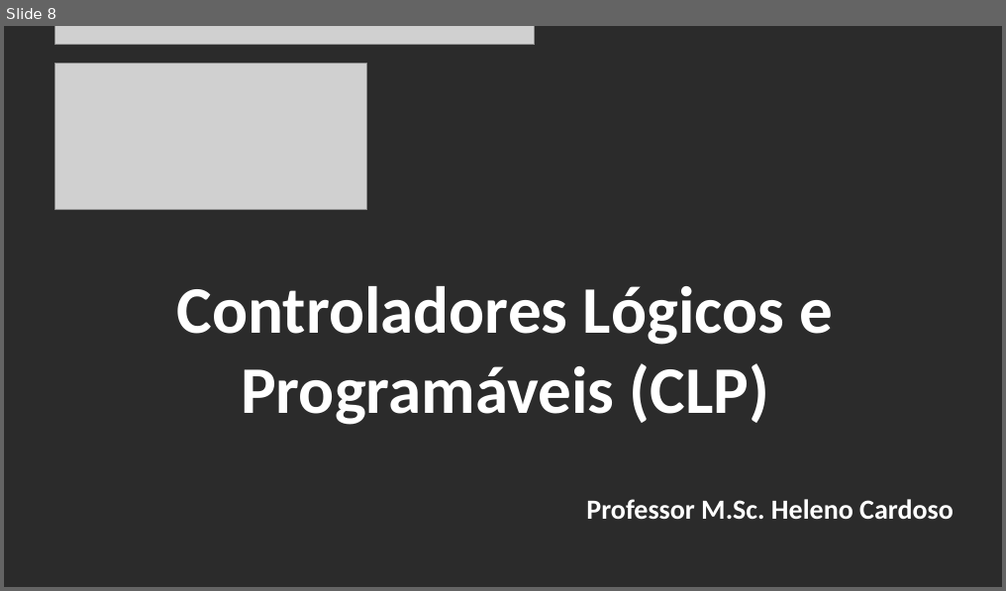
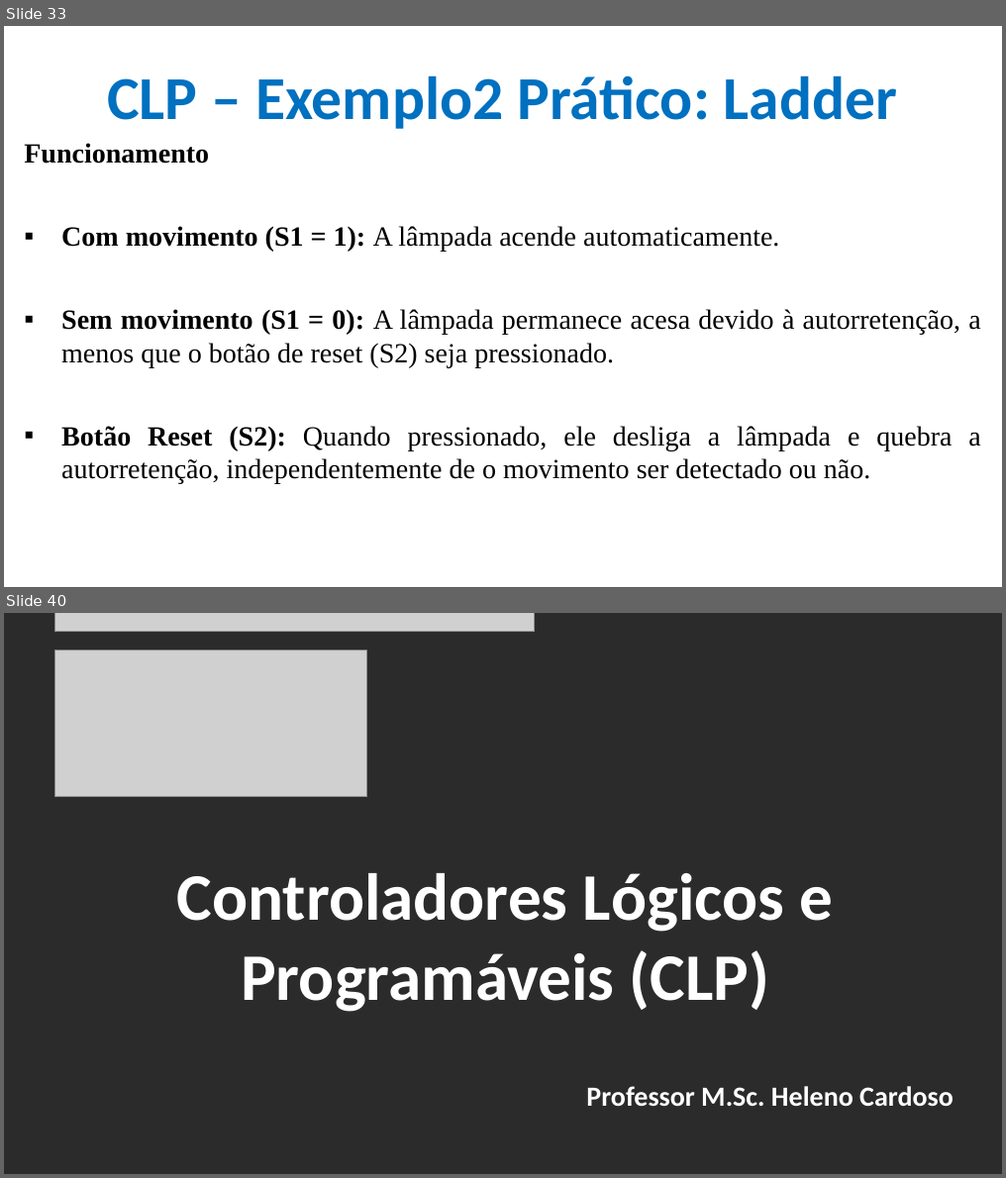
Before and after one commit to CloudEducationBrazil/WydenUniRuyControladoresLogicosProgCLP, a slide deck: 01 Classes/Aula3 - CLP - Programação - Linguagem LADER.pptx. Shown one above the other, each under a label of ours: slide 8 before the commit, slides 33 and 40 after it; the slides between them are not shown. The pictures are 1006x591 and 1006x1178 pixels, drawn with LibreOffice and Linux fonts; fonts in the diff are those of the drawing; grey boxes stand for pictures; background and template pictures are left out; a plain dark background stands for a picture behind light text. Boxes give left, top, right and bottom in pixels: in the first picture for what was removed or moved away, otherwise in the second. Text is boxed around its words. In the diff, an @@ line names an element or a change of style, - is before the commit and + after.

Commit message:
Disciplina CLP LADDER 27Mar2025

```diff
--- a/01 Classes/Aula3 - CLP - Programação - Linguagem LADER.pptx
+++ b/01 Classes/Aula3 - CLP - Programação - Linguagem LADER.pptx
@@ slide 33 added at (x1=4, y1=26, x2=1002, y2=587), background picture (left out) @@
@@ title added at (x1=107, y1=76, x2=897, y2=129), 44 pt, text #0070C0, bold @@
+CLP – Exemplo2 Prático: Ladder
@@ text added at (x1=24, y1=143, x2=980, y2=484), 20 pt, text #000000 @@
+Funcionamento
+▪ Com movimento (S1 = 1): A lâmpada acende automaticamente.
+▪ Sem movimento (S1 = 0): A lâmpada permanece acesa devido à autorretenção, a menos que o botão de reset (S2) seja pressionado.
+▪ Botão Reset (S2): Quando pressionado, ele desliga a lâmpada e quebra a autorretenção, independentemente de o movimento ser detectado ou não.
@@ what was slide 8 is now slide 40 @@
```
Also in this commit, not shown: 6 slides changed, 31 other slides added, 11 other files.
